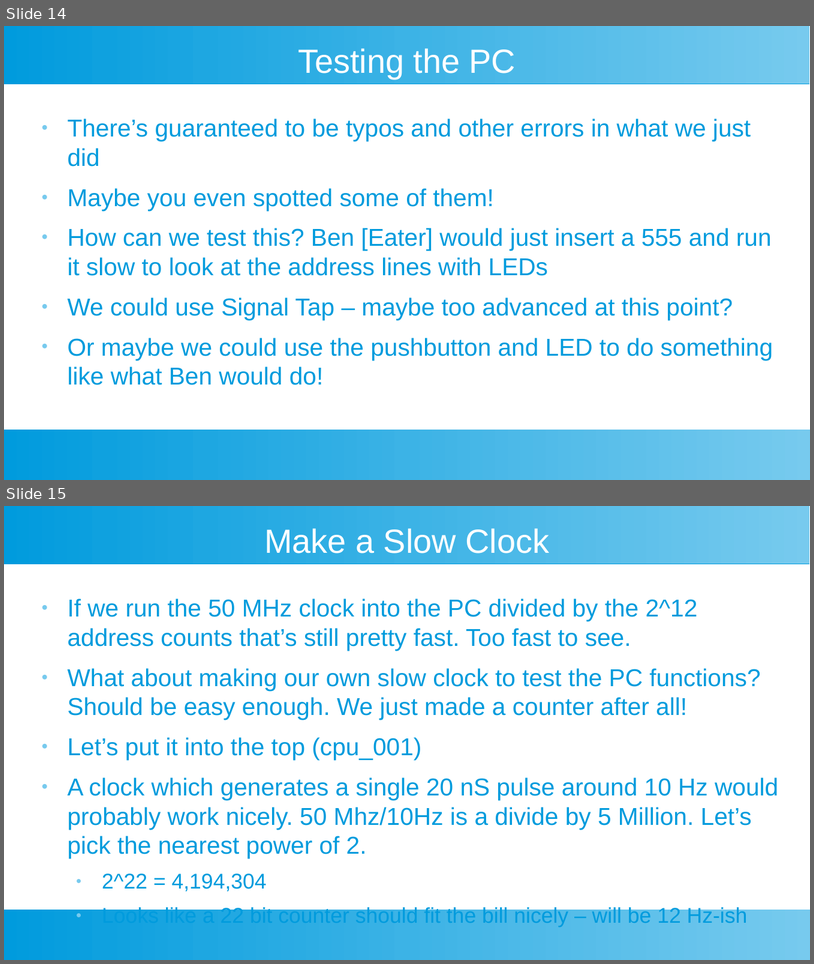
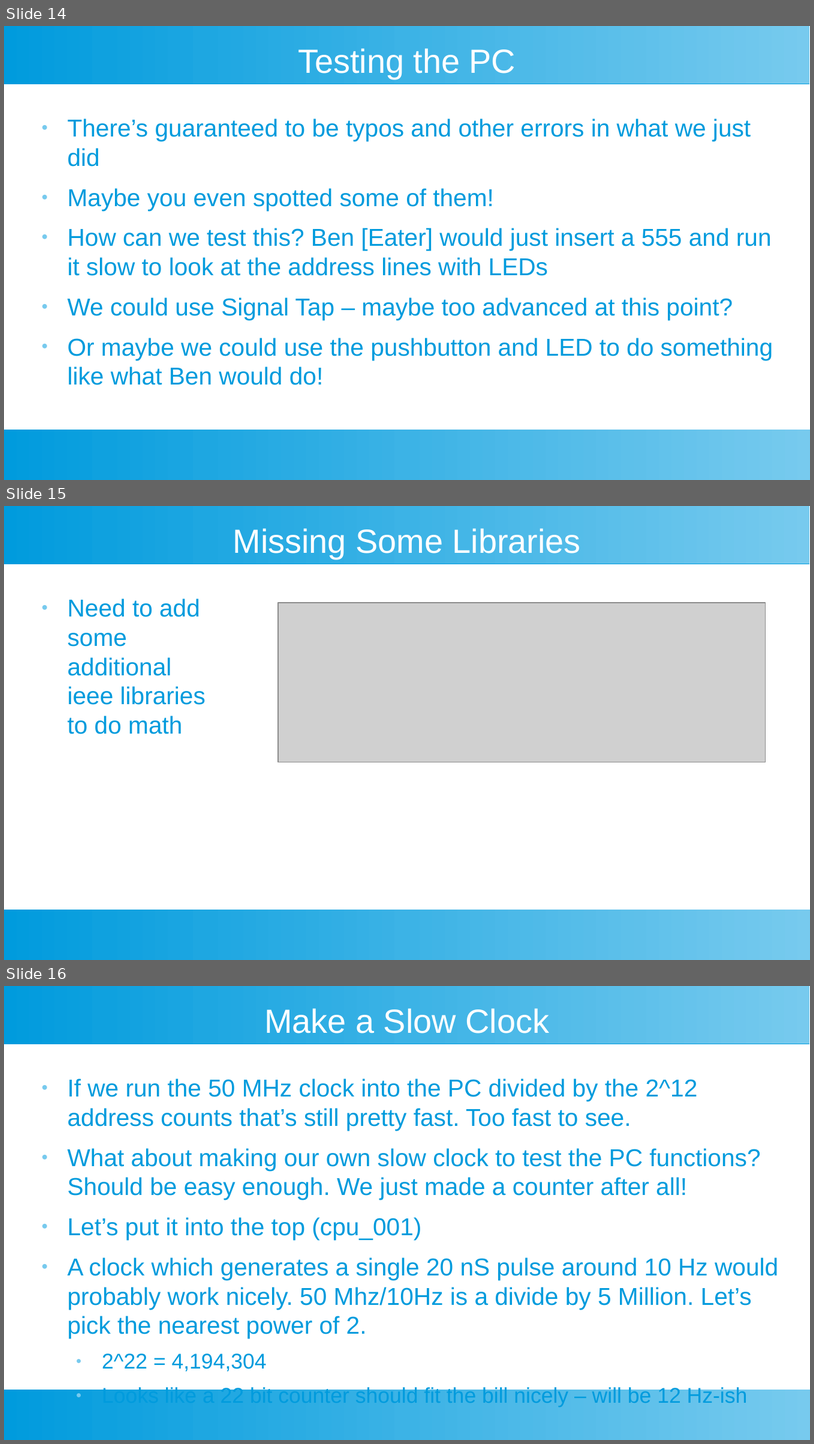
Before and after one commit to douggilliland/Design_A_CPU, a slide deck: Docs/DIY-FPGA-Computer-03_ProgramCounter.odp. Shown one above the other, each under a label of ours: slides 14 and 15 before the commit, slides 14, 15 and 16 after it. The pictures are 814x964 and 814x1444 pixels, drawn with LibreOffice and Linux fonts; fonts in the diff are those of the drawing; grey boxes stand for pictures. Boxes give left, top, right and bottom in pixels: in the first picture for what was removed or moved away, otherwise in the second. Text is boxed around its words. In the diff, an @@ line names an element or a change of style, - is before the commit and + after.

```diff
--- a/Docs/DIY-FPGA-Computer-03_ProgramCounter.odp
+++ b/Docs/DIY-FPGA-Computer-03_ProgramCounter.odp
@@ slide 15 added at (x1=4, y1=506, x2=810, y2=960), background #FFFFFF; not listed: 2 template elements that a slide beside it also shows @@
@@ title added at (x1=233, y1=528, x2=581, y2=559), 33 pt, text #FFFFFF @@
+Missing Some Libraries
@@ text added at (x1=68, y1=598, x2=206, y2=734), 24 pt, text #009BDD @@
+● Need to add some additional ieee libraries to do math
@@ picture added at (x1=278, y1=603, x2=767, y2=762) @@
@@ what was slide 15 is now slide 16 @@
```
Also in this commit, not shown: 1 slide changed, 5 other files.
